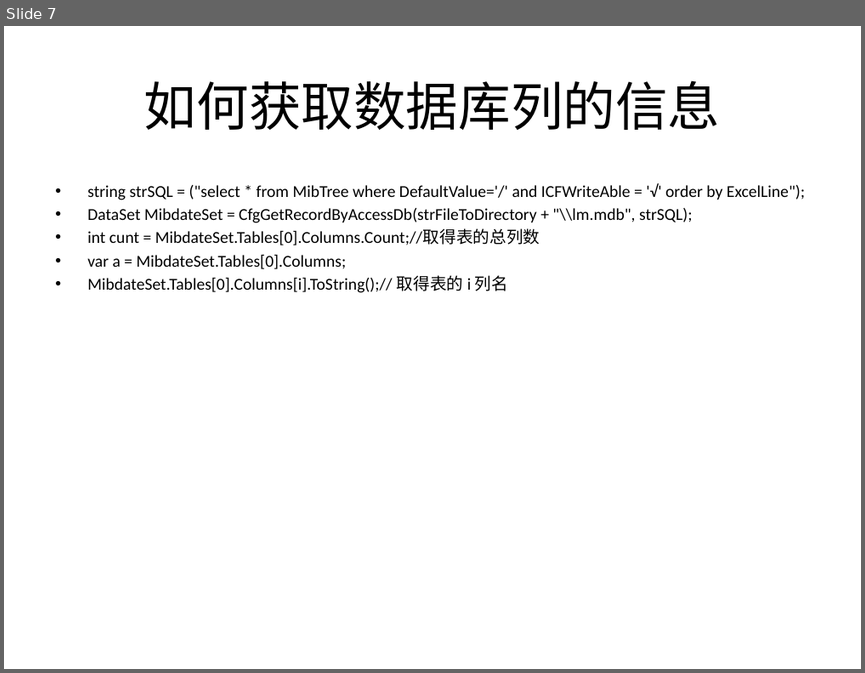
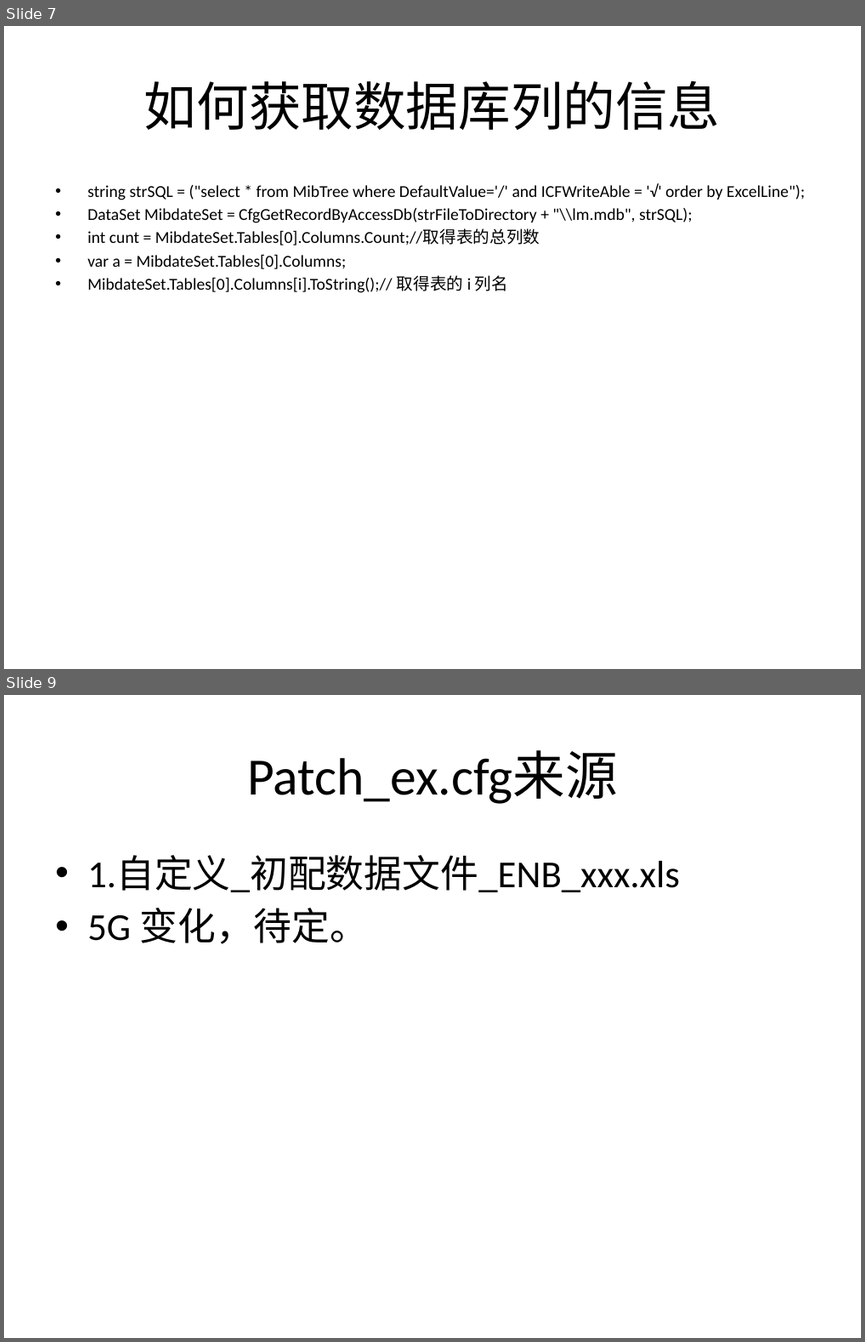
Before and after one commit to 180579045/LMT2018, a slide deck: Doc/参考文档/生成cfg相关文档/转化过程总结 ： cfg 转化过程.pptx. Shown one above the other, each under a label of ours: slide 7 before the commit, slides 7 and 9 after it; the slides between them are not shown. The pictures are 865x673 and 865x1342 pixels, drawn with LibreOffice and Linux fonts; fonts in the diff are those of the drawing. Boxes give left, top, right and bottom in pixels: in the first picture for what was removed or moved away, otherwise in the second. Text is boxed around its words. In the diff, an @@ line names an element or a change of style, - is before the commit and + after.

Commit message:
天线excel———BS 处 获取数据，但没处理结构

```diff
--- a/Doc/参考文档/生成cfg相关文档/转化过程总结 ： cfg 转化过程.pptx
+++ b/Doc/参考文档/生成cfg相关文档/转化过程总结 ： cfg 转化过程.pptx
@@ slide 9 added at [4,695,861,1338], background #FFFFFF @@
@@ title added at [247,751,618,804], 44 pt, text #000000 @@
+Patch_ex.cfg来源
@@ text added at [87,856,680,944], 32 pt, text #000000 @@
+• 1.自定义_初配数据文件_ENB_xxx.xls
+• 5G 变化，待定。
```
Also in this commit, not shown: 5 other slides added, 2 other files.
